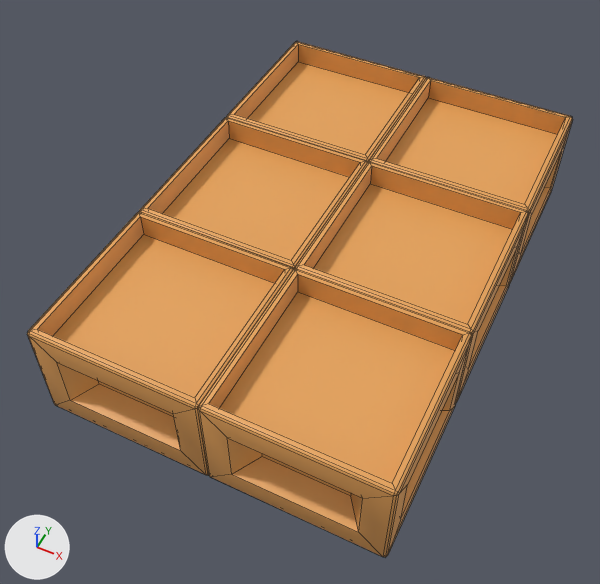
A saved change to the FBX model Assets/Models/Scaffali/RepartoFrutta.fbx.
Rendered twice from a 50 mm camera at (1.31, -4.7, 5.65) aimed at (-0.8, -0.49, 0.38). Arrows for +X, +Y and +Z are at lower left; the lights stay in place. Mesh edges are drawn as thin lines. Where no turn or scale is listed for an object, it has been applied to the vertices.

The first picture shows 'RepartoFrutta'.
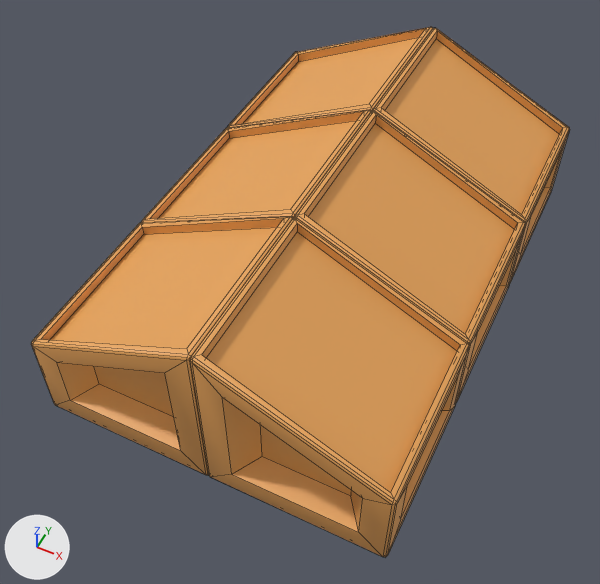
Commit message: sistemati scaffali frutta

Where the change shows, as pixel boxes [x1, y1, x2, y2] in the pictures (600 x 584 px; the box of a moved part takes in the faces that stretch with it):
'RepartoFrutta', reshaped
    before: [27, 42, 573, 557]
    after: [31, 27, 569, 557]
part 1 of me_cube_005, moved or reshaped
    before: [27, 42, 425, 409]
    after: [31, 29, 418, 405]
part 2 of me_cube_005, moved or reshaped
    before: [200, 78, 573, 557]
    after: [192, 28, 569, 557]
part 3 of me_cube_005, moved or reshaped
    before: [99, 381, 351, 495]
    after: [94, 366, 351, 495]
part 4 of me_cube_005, moved or reshaped
    before: [29, 336, 393, 498]
    after: [33, 346, 392, 505]
part 5 of me_cube_005, moved or reshaped
    before: [195, 77, 431, 476]
    after: [187, 27, 437, 476]
part 6 of me_cube_005, moved or reshaped
    before: [54, 44, 566, 483]
    after: [50, 28, 563, 492]

The change, as a diff of the scene's bpy script:
```diff
--- a/Assets/Models/Scaffali/RepartoFrutta.fbx.py
+++ b/Assets/Models/Scaffali/RepartoFrutta.fbx.py
@@ me_cube_005 @@
 # used by ob_repartofrutta; location = (0.0, 0.0, 0.0)
-me_cube_005.from_pydata(...)  # 576 vertices, 564 faces; spans x -2.18..0.73, y -2.18..2.18, z 0.0..0.94
+me_cube_005.from_pydata(...)  # 576 vertices, 564 faces; spans x -2.18..0.73, y -2.18..2.18, z 0.0..1.49
+# me_cube_005 part 1: all 48 vertices in x -2.18..-2.12, y -2.18..2.18, z 0.92..0.94 are moved by (0.0, 0.0, -0.12)
+# me_cube_005 part 2: all 48 vertices in x 0.67..0.73, y -2.18..2.18, z 0.92..0.94 are moved by (0.0, 0.0, -0.12)
+# me_cube_005 part 3: all 4 vertices in x -1.1..-0.35, y -1.99..1.99, z 0.65 are moved by (0.0, 0.0, 0.31)
+# me_cube_005 part 4: 32 of the vertices in x -0.94..-0.51, y -2.18..2.18, z 0.72 are moved by (0.0, 0.0, 0.49)
+# me_cube_005 part 5: all 96 vertices in x -0.78..-0.67, y -2.18..2.18, z 0.92..0.94 are moved by (0.0, 0.0, 0.54)
+# me_cube_005 part 6: all 24 vertices in x -0.78..-0.67, y -2.12..2.12, z 0.72..0.74 are moved by (0.0, 0.0, 0.66)
 me_cube_005.materials.append(mat_displayfrutta)
```
